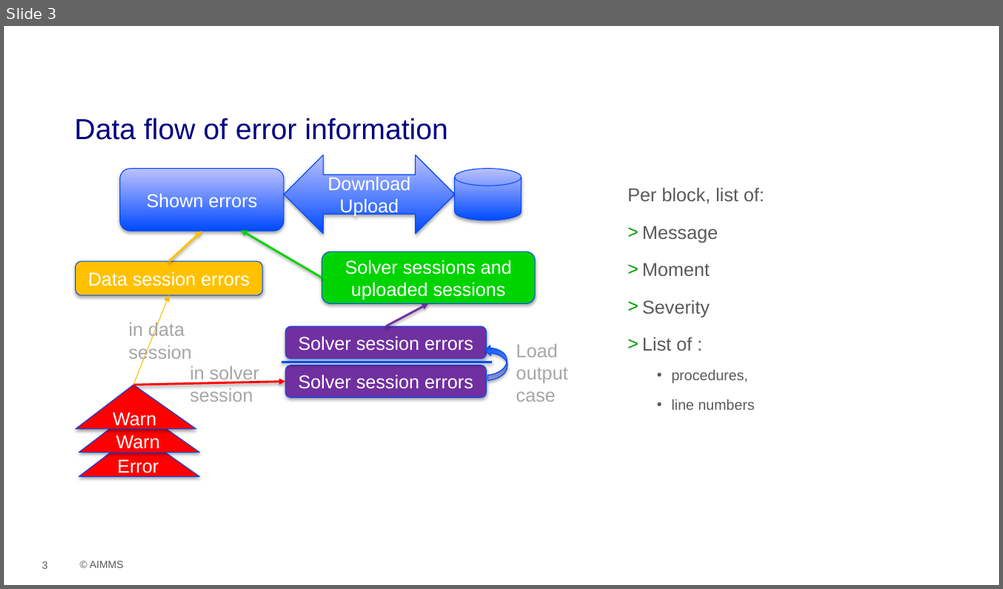
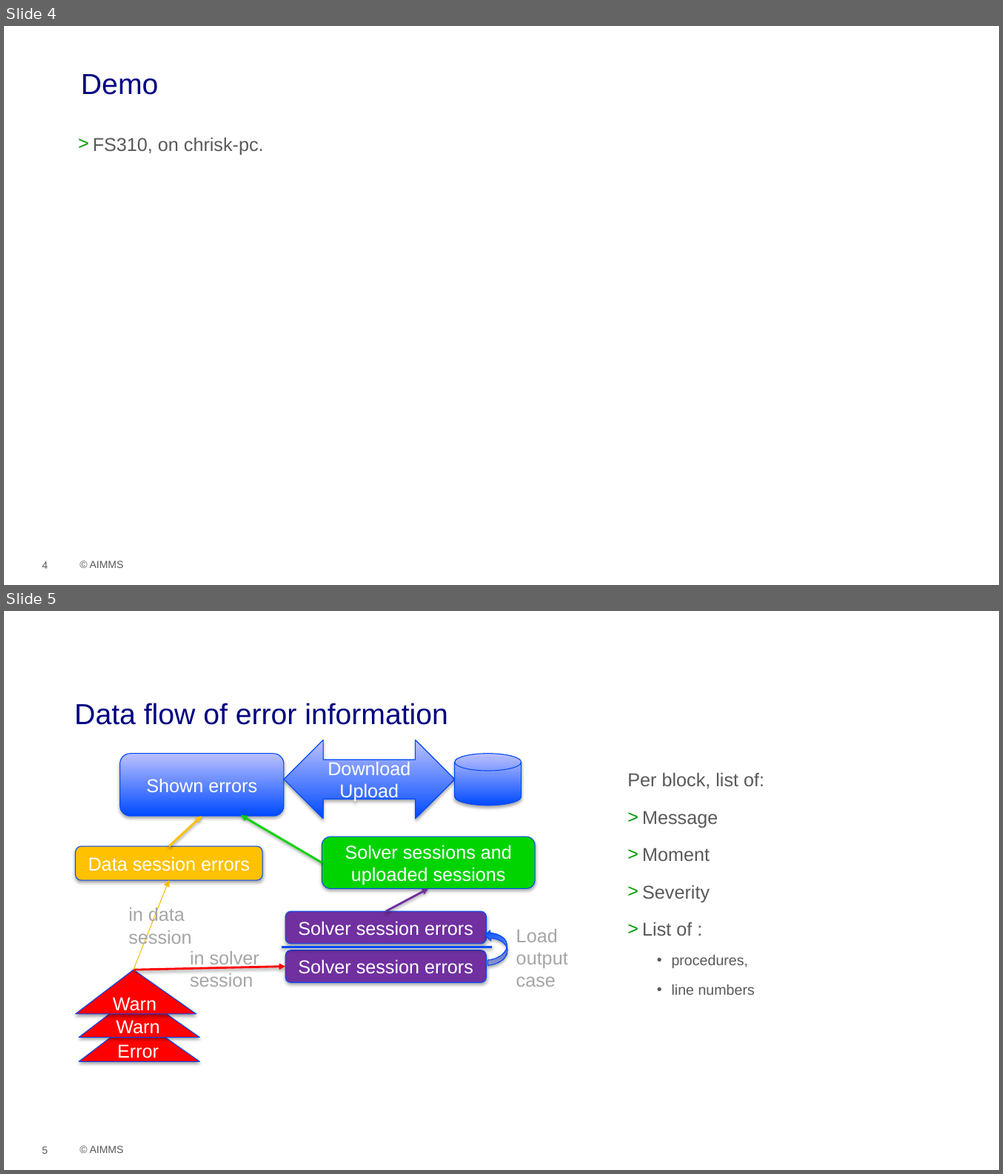
Before and after one commit to aimms/how-to, a slide deck: Articles/310/images/Errors as data.pptx. Shown one above the other, each under a label of ours: slide 3 before the commit, slides 4 and 5 after it. The pictures are 1003x589 and 1003x1174 pixels, drawn with LibreOffice and Linux fonts; fonts in the diff are those of the drawing; background and template pictures are left out. Boxes give left, top, right and bottom in pixels: in the first picture for what was removed or moved away, otherwise in the second. Text is boxed around its words. In the diff, an @@ line names an element or a change of style, - is before the commit and + after.

```diff
--- a/Articles/310/images/Errors as data.pptx
+++ b/Articles/310/images/Errors as data.pptx
@@ slide 4 added at box(4, 26, 999, 585), background #FFFFFF; not listed: 1 template element that a slide beside it also shows @@
@@ title added at box(81, 74, 158, 95), 28 pt, text #000081 @@
+Demo
@@ text added at box(93, 137, 264, 155), 18 pt, text #595959 @@
+> FS310, on chrisk-pc.
@@ page number added at box(42, 562, 48, 569), 10 pt, text #585858 @@
+4
@@ what was slide 3 is now slide 5 @@
@@ page number at box(42, 1147, 48, 1154): text changed @@
-3
+5
```
Also in this commit, not shown: 1 slide changed, 3 other slides added, 1 slide removed, 3 other files.
